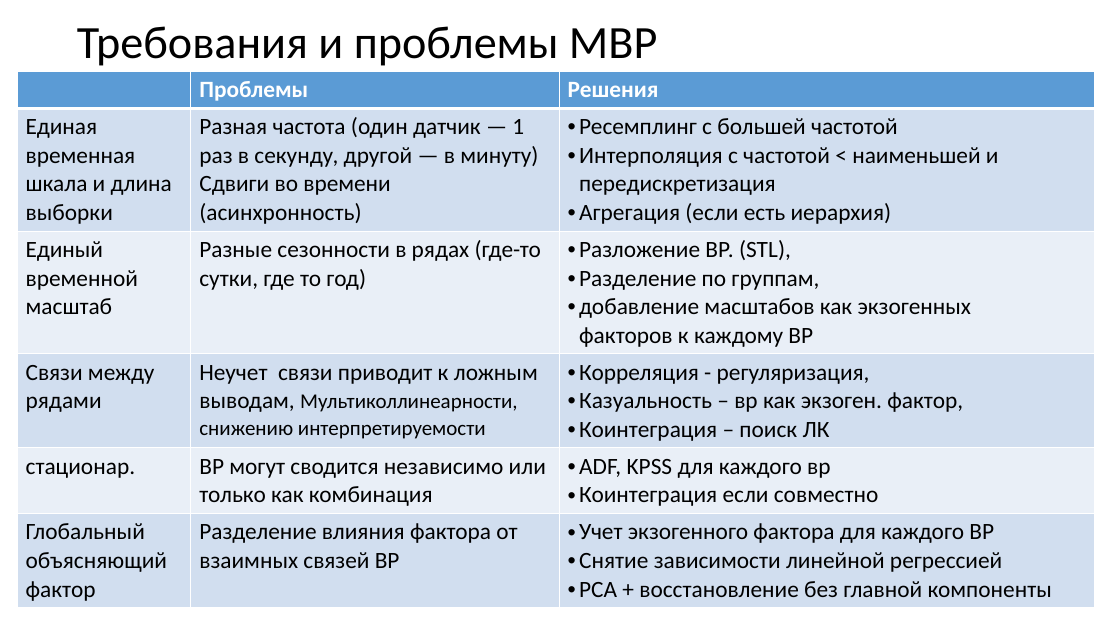
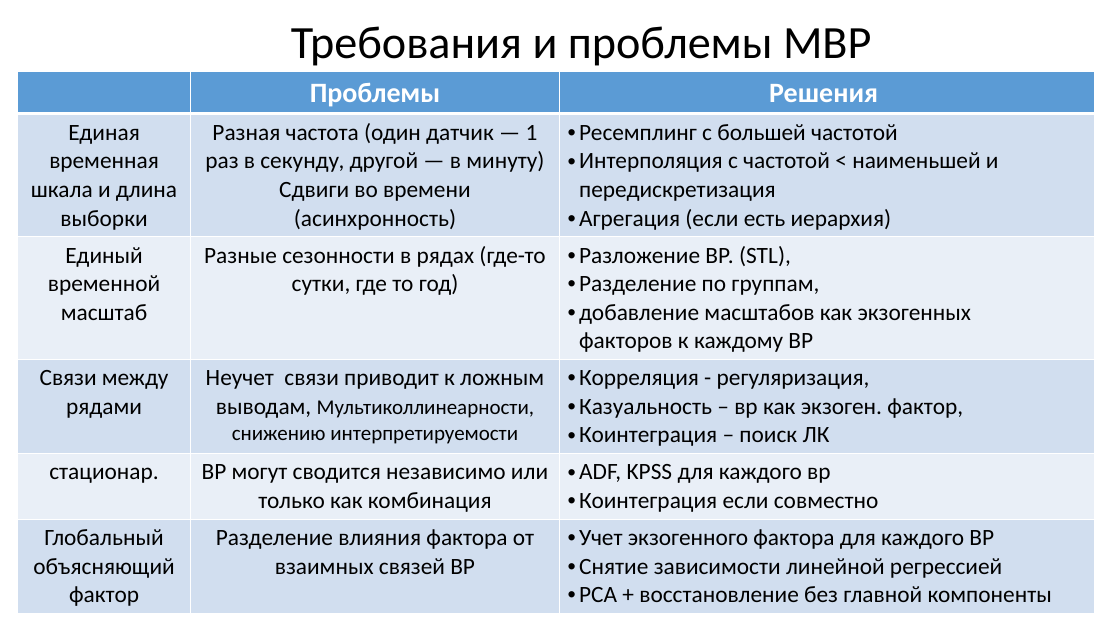
Before and after one commit to MVRonkin/TimeSeriesCourse, a slide deck: slide 5 of 2025/LEC/06-1 многомерные ВР.pptx. Drawn at 1120x630 pixels with LibreOffice and Linux fonts; fonts in the diff are those of the drawing. Boxes give left, top, right and bottom in pixels: in the first picture for what was removed or moved away, otherwise in the second. Text is boxed around its words. In the diff, an @@ line names an element or a change of style, - is before the commit and + after.

```diff
--- a/2025/LEC/06-1 многомерные ВР.pptx
+++ b/2025/LEC/06-1 многомерные ВР.pptx
@@ title "Требования и проблемы МВР" at box(291, 26, 871, 66): alignment left to centre @@
@@ table at box(18, 71, 1095, 610) @@
@@ size 20 to 24 pt in "Проблемы", "Решения" @@
@@ alignment left to centre @@
```
Also in this commit, not shown: 3 other slides changed, 1 slide added, 12 other files.
